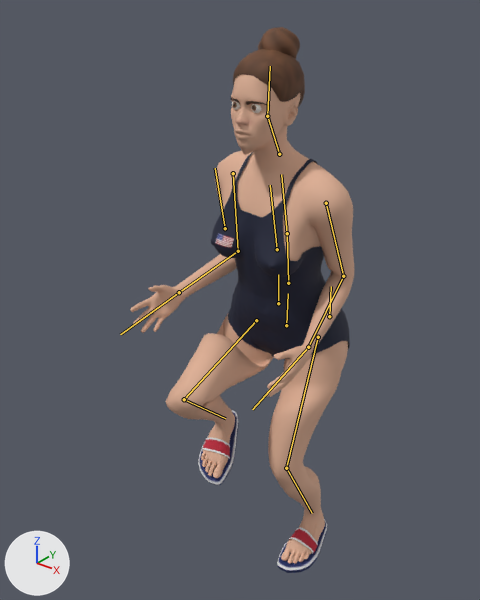
The glTF model models/swimmer-one-piece.glb as it was, and as the next commit left it.
Camera for both pictures: a 50 mm lens placed at (1.018, -1.47, 1.816), pointed at (-0.085, -0.091, 0.961). The lights are fixed; the arrows at lower left show +X, +Y and +Z. The picture after the commit comes second. Both versions are drawn at frame 2 of the action 'Run'; the numbers are the values there. The bones that change, and the others that lie on the model, are drawn over the model as lines.

In view in the first picture: 'Her'.
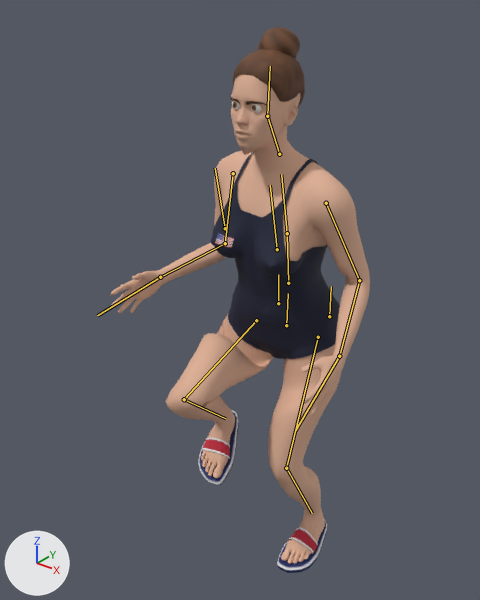
What the commit changed:
Bone 'UpperArm.L' (bone_upperarm_l) turns from (-17, 9, 37) to (-9, 7, 28) degrees about its own x, y and z.
Bone 'LowerArm.L' (bone_lowerarm_l) turns from (-21, -32, -16) to (-12, -27, -25) degrees about its own x, y and z.
Bone 'UpperArm.R' (bone_upperarm_r) turns from (-29, -5, -28) to (-21, -1, -19) degrees about its own x, y and z.
Bone 'LowerArm.R' (bone_lowerarm_r) turns from (-22, 34, 19) to (-12, 29, 28) degrees about its own x, y and z.

Where the change shows, as pixel boxes [x1, y1, x2, y2] in the pictures (480 x 600 px):
'Her', posed (16% wider)
    before: [130, 27, 354, 573]
    after: [111, 27, 370, 573]
bone 'UpperArm.L', root to tip
    before: (326, 203) to (343, 276)
    after: (326, 203) to (359, 280)
bone 'LowerArm.L', root to tip
    before: (343, 276) to (308, 347)
    after: (359, 280) to (339, 356)
bone 'UpperArm.R', root to tip
    before: (233, 173) to (238, 251)
    after: (233, 173) to (225, 243)
bone 'LowerArm.R', root to tip
    before: (238, 251) to (179, 292)
    after: (225, 243) to (160, 277)
